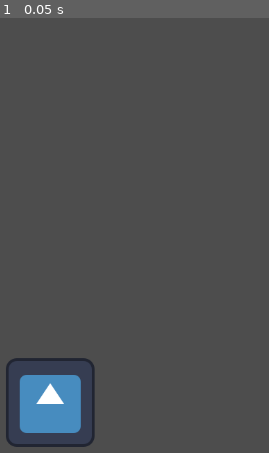
Above: before the commit, frame 1.
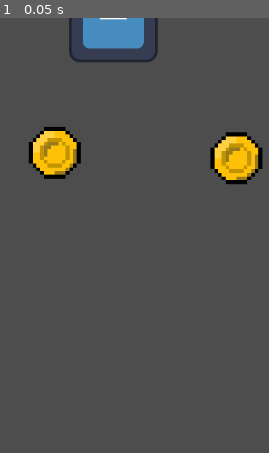
Above: after the commit, the same moment.

Repository: julesgdc/2D-Game-GroupProject
Game: Godot game, scene res://node_2d.tscn
The game is run twice, just before and just after one commit, with the same random seed, the same clock (stepped at 60 frames per second) and the same inputs. The engine's default icon, where the game draws it, is replaced by a stand-in: a white triangle on a blue panel in a dark square.
Inputs:
- Up to frame 1 (0.05 s): no input

The runs differ from the first frame. In frame 1, 9.6% of the frame differs, in the area x 2-98%, y 0-99%.

Commit message:
Added coin scene

Diff:
--- /dev/null
+++ b/LAB 3/area_2d.gd
@@ -0,0 +1,7 @@
+extends Area2D
+
+
+
+func _on_body_entered(body: Node2D) -> void:
+	queue_free()
+	print("+1 coin")# Replace with function body.
--- /dev/null
+++ b/LAB 3/character_body_2d.tscn
@@ -0,0 +1,7 @@
+[gd_scene format=3 uid="uid://c45uupylylmnt"]
+
+[ext_resource type="PackedScene" uid="uid://c45uupylylmnt" path="res://character_body_2d.tscn" id="1_f50pn"]
+
+[node name="CharacterBody2D" unique_id=557264952 instance=ExtResource("1_f50pn")]
+
+[node name="Camera2D" type="Camera2D" parent="." index="2" unique_id=596816654]
--- /dev/null
+++ b/LAB 3/coin.tscn
@@ -0,0 +1,22 @@
+[gd_scene format=3 uid="uid://hrquqnr028vr"]
+
+[ext_resource type="Script" uid="uid://vnjuumba10h6" path="res://area_2d.gd" id="1_0t63x"]
+[ext_resource type="Texture2D" uid="uid://blju8207hiddg" path="res://sr29401dd261a9a.png" id="2_v7riw"]
+
+[sub_resource type="CircleShape2D" id="CircleShape2D_pdq0q"]
+radius = 240.10373
+
+[node name="Area2D" type="Area2D" unique_id=2042142007]
+script = ExtResource("1_0t63x")
+
+[node name="Sprite2D" type="Sprite2D" parent="." unique_id=2051053696]
+position = Vector2(99.50001, 99.50001)
+scale = Vector2(0.07083334, 0.07083334)
+texture = ExtResource("2_v7riw")
+
+[node name="CollisionShape2D" type="CollisionShape2D" parent="." unique_id=1929846848]
+position = Vector2(101, 101)
+scale = Vector2(0.14166667, 0.14166667)
+shape = SubResource("CircleShape2D_pdq0q")
+
+[connection signal="body_entered" from="." to="." method="_on_body_entered"]
--- a/LAB 3/node_2d.tscn
+++ b/LAB 3/node_2d.tscn
@@ -2,6 +2,7 @@
 
 [ext_resource type="Texture2D" uid="uid://dm0oiy1cnxlb7" path="res://icon.svg" id="1_wtcfe"]
 [ext_resource type="PackedScene" uid="uid://coeagtrvpogui" path="res://healthbar.tscn" id="2_0e48y"]
+[ext_resource type="PackedScene" uid="uid://hrquqnr028vr" path="res://coin.tscn" id="3_epypp"]
 
 [sub_resource type="GDScript" id="GDScript_0e48y"]
 script/source = "extends CharacterBody2D
@@ -27,22 +28,31 @@
 #Written by Colin
 "
 
-[sub_resource type="WorldBoundaryShape2D" id="WorldBoundaryShape2D_epypp"]
+[sub_resource type="RectangleShape2D" id="RectangleShape2D_epypp"]
+size = Vector2(121, 120)
 
 [node name="Player" type="Node2D" unique_id=20267722]
 
 [node name="CharacterBody2D" type="CharacterBody2D" parent="." unique_id=1528144269]
-position = Vector2(107, 555)
+position = Vector2(293, 355)
 script = SubResource("GDScript_0e48y")
 
 [node name="Sprite2D" type="Sprite2D" parent="CharacterBody2D" unique_id=1107534616]
+position = Vector2(-95, -355)
 texture = ExtResource("1_wtcfe")
 
 [node name="CollisionShape2D" type="CollisionShape2D" parent="CharacterBody2D" unique_id=369268041]
-shape = SubResource("WorldBoundaryShape2D_epypp")
+position = Vector2(-97, -356)
+shape = SubResource("RectangleShape2D_epypp")
 
 [node name="Healthbar" parent="." unique_id=1020170254 instance=ExtResource("2_0e48y")]
-offset_left = 33.0
-offset_top = 430.0
-offset_right = 632.99994
-offset_bottom = 440.0
+offset_left = 24.0
+offset_top = 101.0
+offset_right = 623.99994
+offset_bottom = 111.0
+
+[node name="Area2D" parent="." unique_id=2042142007 instance=ExtResource("3_epypp")]
+position = Vector2(14, 95)
+
+[node name="Area2D2" parent="." unique_id=959264079 instance=ExtResource("3_epypp")]
+position = Vector2(276, 103)
Not shown, added: LAB 3/area_2d.gd.uid
Binary file added: LAB 3/sr29401dd261a9a.png
Not shown, added: LAB 3/sr29401dd261a9a.png.import
